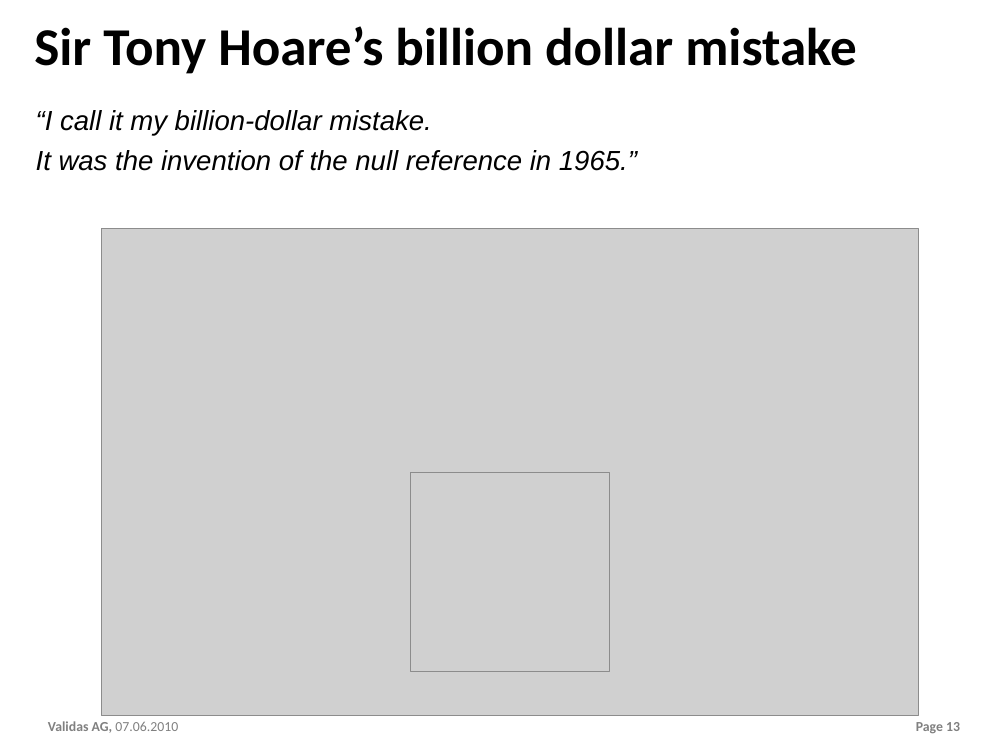
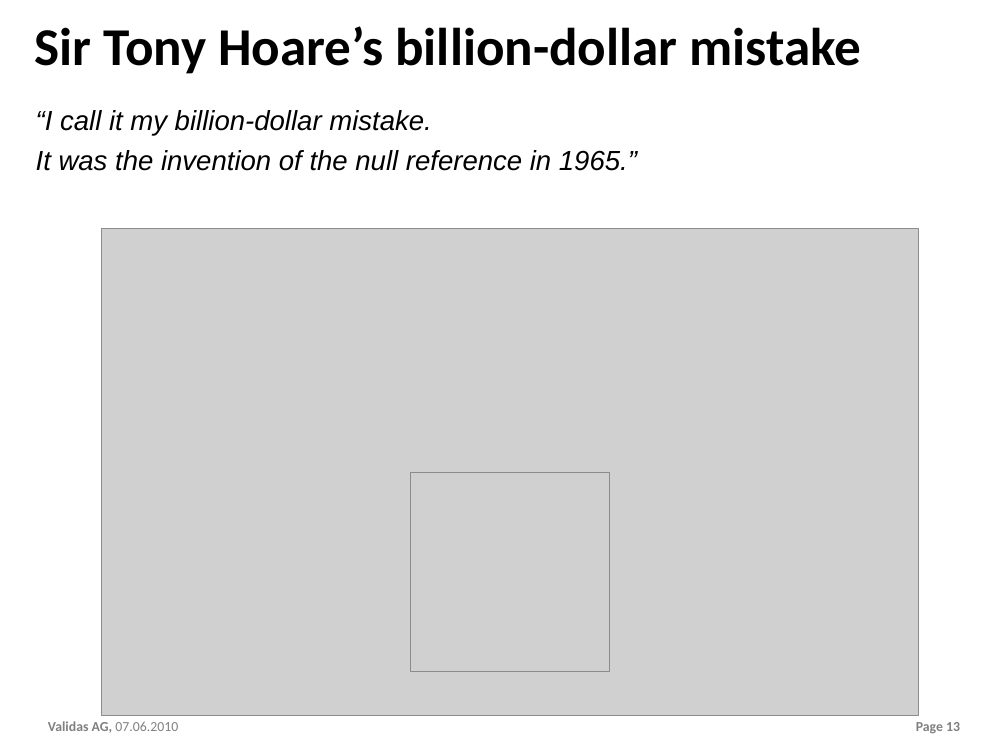
Before and after one commit to theoremprover/chess, a slide deck: slide 13 of ppt/Chess200.pptx. Drawn at 1008x756 pixels with LibreOffice and Linux fonts; fonts in the diff are those of the drawing; grey boxes stand for pictures; background and template pictures are left out. Boxes give left, top, right and bottom in pixels: in the first picture for what was removed or moved away, otherwise in the second. Text is boxed around its words. In the diff, an @@ line names an element or a change of style, - is before the commit and + after.

```diff
--- a/ppt/Chess200.pptx
+++ b/ppt/Chess200.pptx
@@ title at <box>34,26,862,74</box>: text changed @@
-Sir Tony Hoare’s billion dollar mistake
+Sir Tony Hoare’s billion-dollar mistake
```
Also in this commit, not shown: 5 other slides changed.
